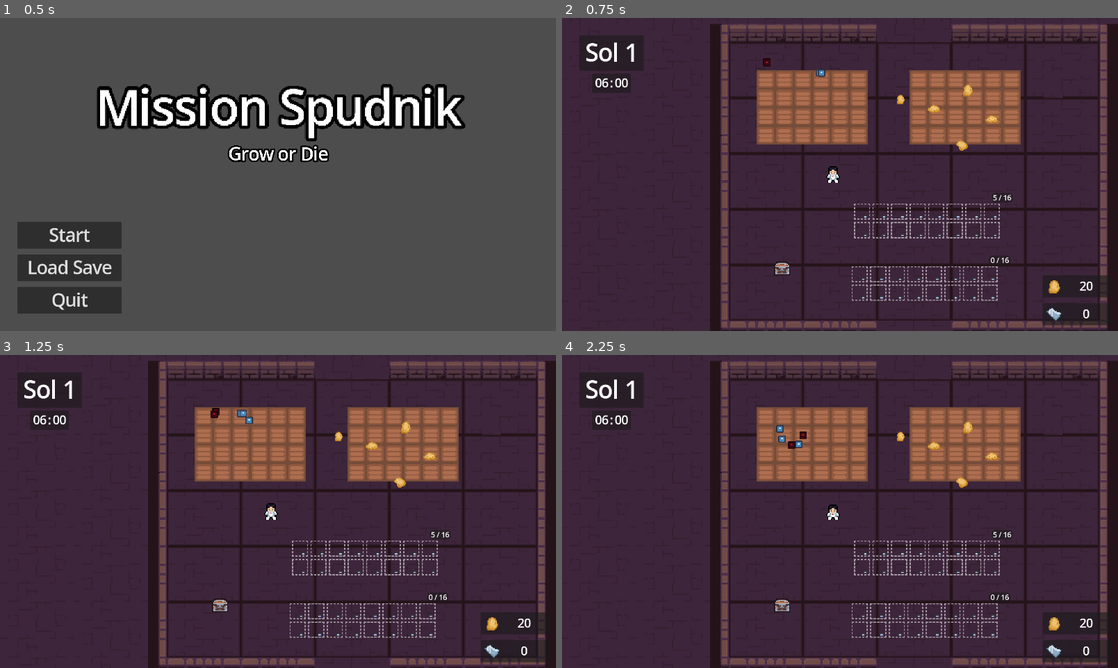
Above: before the commit, frames 1-4 (two rows, left to right).
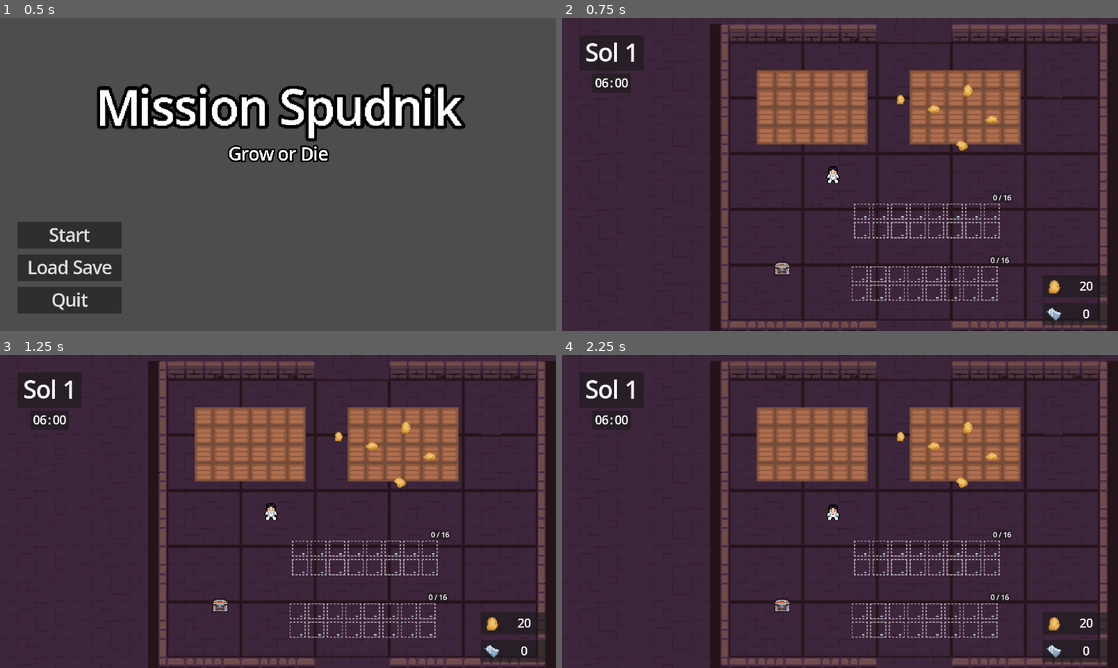
Above: after the commit, the same moments.

Repository: Saj-Hoque/MissionSpud
Game: Godot game, scene res://Menu/menu.tscn
Same seed, same stepped clock (60 frames per second), same inputs: the game is played once before the commit and once after it. The engine's default icon, where the game draws it, is replaced by a stand-in: a white triangle on a blue panel in a dark square.
Inputs (mouse positions are in pixels of both pictures, inside the frame that each line leads up to):
- Up to frame 1 (0.5 s): no input
- Up to frame 2 (0.75 s): click "Start" at 0.5 s
- Up to frame 3 (1.25 s): no input
- Up to frame 4 (2.25 s): drag from (928, 558) to (767, 417) at 1.27 s; drag from (812, 445) to (928, 558) at 2.02 s

Frame 1 is identical in both runs. In frame 2, less than 0.1% of the frame differs, in the area x 36-79%, y 12-59%; in frame 3, 0.1%; in frame 4, 0.2%, in the area x 38-79%, y 22-59%.

Commit message:
Update harvester and planter to avoid issues with overwriting docking numbers

Diff:
--- a/Planting/plot_area.gd
+++ b/Planting/plot_area.gd
@@ -27,13 +27,16 @@
 		plot.position = global_position + pos
 		plots.add_child(plot)
 
-	var zone_x_size = DISTANCE_BETWEEN_PLOTS * (plots_per_row+1)
-	var zone_x_pos = global_position.x + DISTANCE_BETWEEN_PLOTS * (plots_per_row-1) / 2
-	var zone_y_size = DISTANCE_BETWEEN_PLOTS * ((total_plots / plots_per_row) + 1)
-	var zone_y_pos = global_position.y + DISTANCE_BETWEEN_PLOTS * ((total_plots / plots_per_row) + 1) / 2
+	if total_plots == 0:
+		zone.disabled = true
+	else:
+		var zone_x_size = DISTANCE_BETWEEN_PLOTS * (plots_per_row+1)
+		var zone_x_pos = global_position.x + DISTANCE_BETWEEN_PLOTS * (plots_per_row-1) / 2
+		var zone_y_size = DISTANCE_BETWEEN_PLOTS * ((total_plots / plots_per_row) + 1)
+		var zone_y_pos = global_position.y + DISTANCE_BETWEEN_PLOTS * ((total_plots / plots_per_row) + 1) / 2
 
-	zone.shape.size = Vector2(zone_x_size, zone_y_size)
-	zone.global_position += Vector2(zone_x_pos, zone_y_pos)
+		zone.shape.size = Vector2(zone_x_size, zone_y_size)
+		zone.global_position += Vector2(zone_x_pos, zone_y_pos)
 
 func get_next_available_plot():
 	for i in range(0, total_plots):
--- a/World/world.tscn
+++ b/World/world.tscn
@@ -544,6 +544,18 @@
 [node name="scrapSpawnTimer" type="Timer" parent="."]
 autostart = true
 
+[node name="MainHub" parent="." instance=ExtResource("9_tw5w8")]
+z_index = 1
+y_sort_enabled = true
+position = Vector2(73, -78)
+
+[node name="emptyPlot" parent="MainHub" instance=ExtResource("4_x37oa")]
+z_index = 2
+y_sort_enabled = true
+position = Vector2(-448, -112)
+total_plots = 0
+plots_per_row = 0
+
 [node name="idleArea" parent="." instance=ExtResource("9_tw5w8")]
 z_index = 1
 y_sort_enabled = true
@@ -593,34 +605,38 @@
 position = Vector2(14, 179)
 
 [node name="planter" parent="." instance=ExtResource("9_vrajd")]
-position = Vector2(48, 10)
-idle_area_path = NodePath("../idleArea")
+position = Vector2(152, -56)
+idle_area_path = NodePath("../MainHub")
 
 [node name="PlanterAI" parent="planter" instance=ExtResource("11_teud7")]
 
 [node name="planter2" parent="." instance=ExtResource("9_vrajd")]
-position = Vector2(48, 10)
-idle_area_path = NodePath("../idleArea")
+position = Vector2(123, -56)
+idle_area_path = NodePath("../MainHub")
 
 [node name="PlanterAI" parent="planter2" instance=ExtResource("11_teud7")]
 
 [node name="planter3" parent="." instance=ExtResource("9_vrajd")]
-position = Vector2(48, 10)
-idle_area_path = NodePath("../idleArea")
+position = Vector2(100, -58)
+idle_area_path = NodePath("../MainHub")
 
 [node name="PlanterAI" parent="planter3" instance=ExtResource("11_teud7")]
 
 [node name="harvester" parent="." instance=ExtResource("12_morrn")]
-idle_area_path = NodePath("../idleArea")
-
-[node name="harvester_ai" parent="harvester" node_paths=PackedStringArray("blackboard") instance=ExtResource("13_ll7b2")]
-blackboard = NodePath("@Node@113786")
+position = Vector2(53, -56)
+idle_area_path = NodePath("../MainHub")
+
+[node name="harvester_ai" parent="harvester" node_paths=PackedStringArray("blackboard", "actor") instance=ExtResource("13_ll7b2")]
+blackboard = NodePath("@Node@176203")
+actor = NodePath("..")
 
 [node name="harvester2" parent="." instance=ExtResource("12_morrn")]
-idle_area_path = NodePath("../idleArea")
-
-[node name="harvester_ai" parent="harvester2" node_paths=PackedStringArray("blackboard") instance=ExtResource("13_ll7b2")]
-blackboard = NodePath("../../harvester/harvester_ai/@Node@113786")
+position = Vector2(76, -58)
+idle_area_path = NodePath("../MainHub")
+
+[node name="harvester_ai" parent="harvester2" node_paths=PackedStringArray("blackboard", "actor") instance=ExtResource("13_ll7b2")]
+blackboard = NodePath("@Node@176204")
+actor = NodePath("..")
 
 [node name="player" parent="." instance=ExtResource("2_3crqb")]
 z_index = 4
--- a/ai/Behavior_Trees/harvester_ai.tscn
+++ b/ai/Behavior_Trees/harvester_ai.tscn
@@ -1,9 +1,10 @@
-[gd_scene load_steps=14 format=3 uid="uid://nvdo6erlwj2v"]
+[gd_scene load_steps=15 format=3 uid="uid://nvdo6erlwj2v"]
 
 [ext_resource type="Script" path="res://addons/beehave/nodes/beehave_tree.gd" id="1_mta53"]
 [ext_resource type="Script" path="res://addons/beehave/nodes/composites/selector.gd" id="2_wl74q"]
 [ext_resource type="Script" path="res://addons/beehave/nodes/composites/sequence.gd" id="3_30fhx"]
 [ext_resource type="PackedScene" uid="uid://cuuvk71g2531q" path="res://ai/check_right_click.tscn" id="4_0adxx"]
+[ext_resource type="PackedScene" uid="uid://cn61f7i7xhl33" path="res://ai/change_right_click_status.tscn" id="5_6m7p6"]
 [ext_resource type="PackedScene" uid="uid://dpdo8vka75qqa" path="res://ai/find_next_available_dock.tscn" id="5_udkmh"]
 [ext_resource type="PackedScene" uid="uid://vp5x0sf3iae3" path="res://ai/go_to_idle_dock.tscn" id="6_js68u"]
 [ext_resource type="Script" path="res://addons/beehave/nodes/decorators/inverter.gd" id="7_fiqpg"]
@@ -16,7 +17,7 @@
 
 [node name="harvester_ai" type="Node" node_paths=PackedStringArray("blackboard", "actor")]
 script = ExtResource("1_mta53")
-blackboard = NodePath("@Node@113235")
+blackboard = NodePath("@Node@163667")
 actor = NodePath("")
 
 [node name="Either" type="Node" parent="."]
@@ -26,6 +27,8 @@
 script = ExtResource("3_30fhx")
 
 [node name="check_right_click" parent="Either/overrided_by_player" instance=ExtResource("4_0adxx")]
+
+[node name="change_right_click_status" parent="Either/overrided_by_player" instance=ExtResource("5_6m7p6")]
 
 [node name="find_next_available_dock" parent="Either/overrided_by_player" instance=ExtResource("5_udkmh")]
 
--- a/ai/Behavior_Trees/planter_ai.tscn
+++ b/ai/Behavior_Trees/planter_ai.tscn
@@ -1,9 +1,10 @@
-[gd_scene load_steps=15 format=3 uid="uid://ok4nbf70k6mw"]
+[gd_scene load_steps=16 format=3 uid="uid://ok4nbf70k6mw"]
 
 [ext_resource type="Script" path="res://ai/Behavior_Trees/planter_ai.gd" id="1_u2toq"]
 [ext_resource type="Script" path="res://addons/beehave/nodes/composites/selector.gd" id="2_hip51"]
 [ext_resource type="Script" path="res://addons/beehave/nodes/composites/sequence.gd" id="3_jsp6k"]
 [ext_resource type="PackedScene" uid="uid://cuuvk71g2531q" path="res://ai/check_right_click.tscn" id="4_l06i4"]
+[ext_resource type="PackedScene" uid="uid://cn61f7i7xhl33" path="res://ai/change_right_click_status.tscn" id="5_htgv6"]
 [ext_resource type="PackedScene" uid="uid://bv812bg8ve5lg" path="res://ai/is_already_idle.tscn" id="6_eud4b"]
 [ext_resource type="PackedScene" uid="uid://by7qkqwr8wynb" path="res://ai/available_growing_plot.tscn" id="8_6n76v"]
 [ext_resource type="PackedScene" uid="uid://vp5x0sf3iae3" path="res://ai/go_to_idle_dock.tscn" id="8_vgfvf"]
@@ -25,6 +26,8 @@
 script = ExtResource("3_jsp6k")
 
 [node name="check_right_click" parent="Either/overrided_by_player" instance=ExtResource("4_l06i4")]
+
+[node name="change_right_click_status" parent="Either/overrided_by_player" instance=ExtResource("5_htgv6")]
 
 [node name="find_next_available_dock" parent="Either/overrided_by_player" instance=ExtResource("9_0dbci")]
 
--- /dev/null
+++ b/ai/change_right_click_status.gd
@@ -0,0 +1,6 @@
+extends ActionLeaf
+
+
+func tick(actor, blackboard: Blackboard):
+	actor.right_click = false
+	return SUCCESS
--- /dev/null
+++ b/ai/change_right_click_status.tscn
@@ -0,0 +1,6 @@
+[gd_scene load_steps=2 format=3 uid="uid://cn61f7i7xhl33"]
+
+[ext_resource type="Script" path="res://ai/change_right_click_status.gd" id="1_er8j4"]
+
+[node name="change_right_click_status" type="Node"]
+script = ExtResource("1_er8j4")
--- a/ai/check_input.gd
+++ b/ai/check_input.gd
@@ -3,7 +3,6 @@
 
 func tick(actor, blackboard: Blackboard):
 	if actor.right_click:
-		actor.right_click = false
 		return SUCCESS
 	else:
 		return FAILURE
--- a/ai/find_next_available_dock.gd
+++ b/ai/find_next_available_dock.gd
@@ -5,6 +5,7 @@
 	var next_available_dock = actor.idle_area.get_next_available_dock()
 	if next_available_dock > -1:
 		actor.idle_area.change_dock_status_occupied(next_available_dock)
+		actor.docking = true
 		actor.docker_num = next_available_dock
 		actor.target_position = actor.idle_area.get_dock_position(next_available_dock)
 		return SUCCESS
--- a/ai/go_to_idle_dock.gd
+++ b/ai/go_to_idle_dock.gd
@@ -14,6 +14,8 @@
 		return SUCCESS
 	if actor.right_click:
 		actor.disconnect("target_reached", Callable(self, "_target_reached"))
+		var next_available_dock = actor.idle_area.get_next_available_dock()
+		actor.docker_num = next_available_dock
 		return FAILURE
 	actor.enable_movement()
 	return RUNNING
